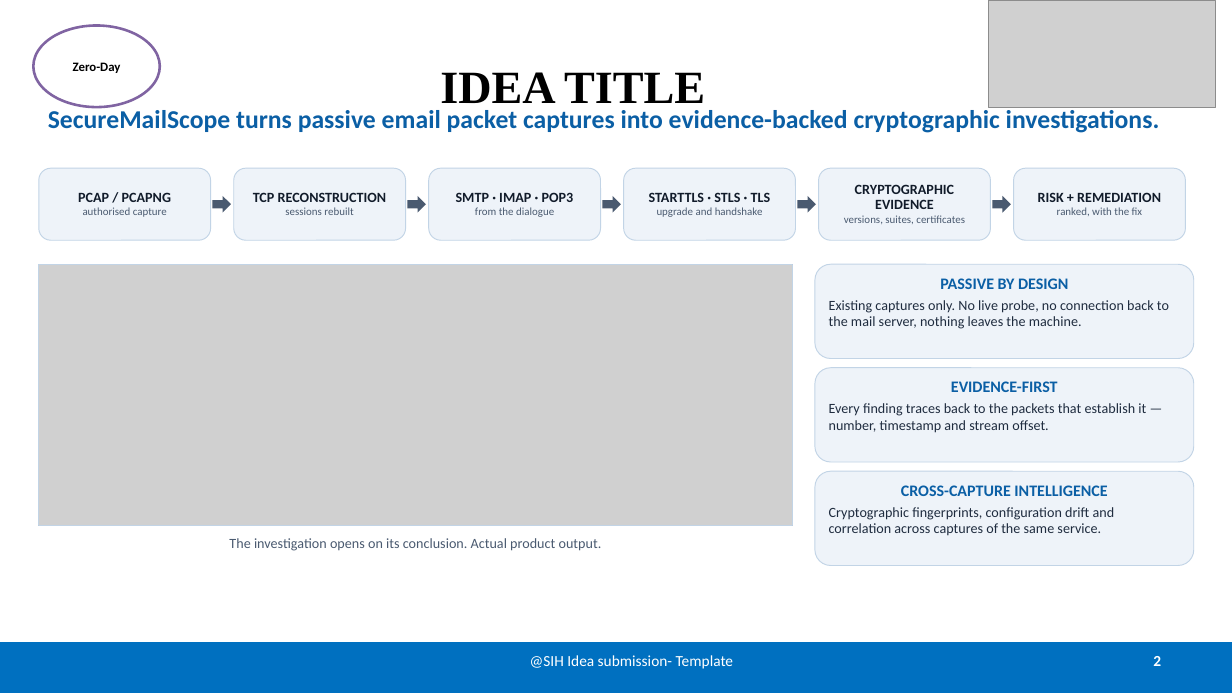
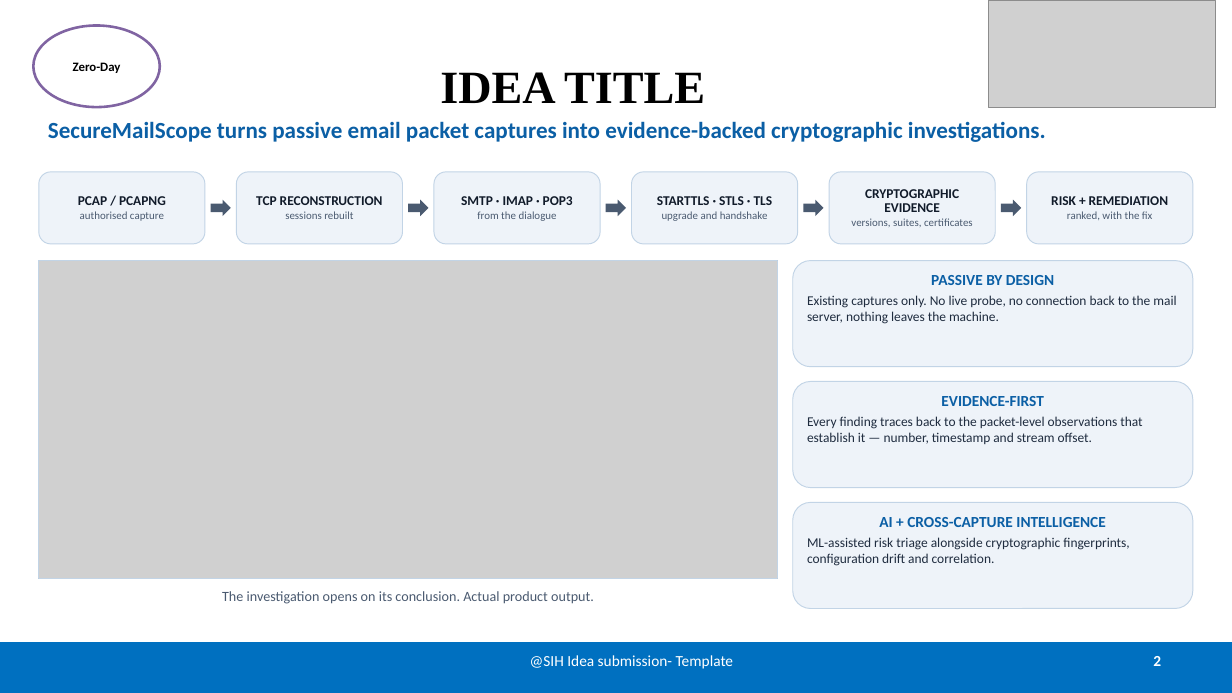
Before and after one commit to sgtsujith141-wq/securemailscope, a slide deck: slide 2 of submission/final/SecureMailScope-SIH26159-Zero-Day.pptx. Drawn at 1232x693 pixels with LibreOffice and Linux fonts; fonts in the diff are those of the drawing; grey boxes stand for pictures. Boxes give left, top, right and bottom in pixels: in the first picture for what was removed or moved away, otherwise in the second. Text is boxed around its words. In the diff, an @@ line names an element or a change of style, - is before the commit and + after.

```diff
--- a/submission/final/SecureMailScope-SIH26159-Zero-Day.pptx
+++ b/submission/final/SecureMailScope-SIH26159-Zero-Day.pptx
@@ text "SecureMailScope turns passive email packet ...": place and size @@
-text "SecureMailScope turns passive email packet ..." at (48, 107, 1160, 133)
+text "SecureMailScope turns passive email packet ..." at (48, 121, 1046, 142)
@@ text "SecureMailScope turns passive email packet ..." at (48, 121, 1046, 142): size 20 to 18 pt @@
@@ rounded rectangle "PCAP / PCAPNG": place and size @@
-rounded rectangle "PCAP / PCAPNG" at (39, 168, 211, 240)
+rounded rectangle "PCAP / PCAPNG" at (39, 172, 205, 244)
@@ rounded rectangle "TCP RECONSTRUCTION": place and size @@
-rounded rectangle "TCP RECONSTRUCTION" at (234, 168, 406, 240)
+rounded rectangle "TCP RECONSTRUCTION" at (237, 172, 403, 244)
@@ rounded rectangle "SMTP · IMAP · POP3": place and size @@
-rounded rectangle "SMTP · IMAP · POP3" at (429, 168, 601, 240)
+rounded rectangle "SMTP · IMAP · POP3" at (434, 172, 601, 244)
@@ rounded rectangle "STARTTLS · STLS · TLS": place and size @@
-rounded rectangle "STARTTLS · STLS · TLS" at (624, 168, 796, 240)
+rounded rectangle "STARTTLS · STLS · TLS" at (631, 172, 798, 244)
@@ rounded rectangle "CRYPTOGRAPHIC EVIDENCE": place and size @@
-rounded rectangle "CRYPTOGRAPHIC EVIDENCE" at (819, 168, 991, 240)
+rounded rectangle "CRYPTOGRAPHIC EVIDENCE" at (829, 172, 995, 244)
@@ rounded rectangle "RISK + REMEDIATION": place and size @@
-rounded rectangle "RISK + REMEDIATION" at (1014, 168, 1186, 240)
+rounded rectangle "RISK + REMEDIATION" at (1027, 172, 1193, 244)
@@ text in rounded rectangle at (78, 196, 166, 205): size 11 to 10.5 pt in "PCAP / PCAPNG" @@
@@ right arrow: place and size @@
-right arrow at (213, 196, 231, 213)
+right arrow at (211, 200, 231, 216)
@@ text in rounded rectangle at (256, 196, 383, 205): size 11 to 10.5 pt in "TCP RECONSTRUCTION" @@
@@ right arrow: place and size @@
-right arrow at (798, 196, 816, 213)
+right arrow at (409, 200, 429, 216)
@@ text in rounded rectangle at (461, 196, 573, 205): size 11 to 10.5 pt in "SMTP · IMAP · POP3" @@
@@ right arrow: place and size @@
-right arrow at (603, 196, 621, 213)
+right arrow at (605, 200, 626, 216)
@@ text in rounded rectangle at (657, 196, 773, 205): size 11 to 10.5 pt in "STARTTLS · STLS · TLS" @@
@@ right arrow: place and size @@
-right arrow at (993, 196, 1011, 213)
+right arrow at (803, 200, 823, 216)
@@ text in rounded rectangle at (865, 189, 959, 212): size 11 to 10.5 pt in "CRYPTOGRAPHIC EVIDENCE" @@
@@ right arrow: place and size @@
-right arrow at (408, 196, 426, 213)
+right arrow at (1001, 200, 1021, 216)
@@ text in rounded rectangle at (1051, 196, 1168, 205): size 11 to 10.5 pt in "RISK + REMEDIATION" @@
@@ picture: place and size @@
-picture at (39, 264, 793, 526)
+picture at (39, 261, 778, 579)
@@ rectangle: place and size @@
-rectangle at (39, 264, 793, 526)
+rectangle at (39, 261, 778, 579)
@@ rounded rectangle "PASSIVE BY DESIGN": place and size @@
-rounded rectangle "PASSIVE BY DESIGN" at (815, 264, 1194, 359)
+rounded rectangle "PASSIVE BY DESIGN" at (793, 261, 1193, 367)
@@ rounded rectangle "PASSIVE BY DESIGN" at (793, 261, 1193, 367): size 12.5 to 12 pt in "PASSIVE BY DESIGN"; size 11 to 10.5 pt in "Existing captures only. No live probe, no ..." @@
@@ rounded rectangle "EVIDENCE-FIRST": place and size @@
-rounded rectangle "EVIDENCE-FIRST" at (815, 368, 1194, 462)
+rounded rectangle "EVIDENCE-FIRST" at (793, 382, 1193, 488)
@@ text in rounded rectangle at (807, 416, 1142, 444): text changed; size 11 to 10.5 pt @@
-Every finding traces back to the packets that establish it — number, timestamp and stream offset.
+Every finding traces back to the packet-level observations that establish it — number, timestamp and stream offset.
@@ text in rounded rectangle at (941, 396, 1044, 406): size 12.5 to 12 pt in "EVIDENCE-FIRST" @@
@@ rounded rectangle "AI + CROSS-CAPTURE INTELLIGENCE": place and size @@
-rounded rectangle "AI + CROSS-CAPTURE INTELLIGENCE" at (815, 471, 1194, 566)
+rounded rectangle "AI + CROSS-CAPTURE INTELLIGENCE" at (793, 503, 1193, 609)
@@ text in rounded rectangle at (807, 517, 1129, 566): text changed; size 11 to 10.5 pt @@
-CROSS-CAPTURE INTELLIGENCE
-Cryptographic fingerprints, configuration drift and correlation across captures of the same service.
+AI + CROSS-CAPTURE INTELLIGENCE
+ML-assisted risk triage alongside cryptographic fingerprints, configuration drift and correlation.
@@ text "The investigation opens on its ...": place and size @@
-text "The investigation opens on its ..." at (229, 538, 602, 551)
+text "The investigation opens on its ..." at (222, 591, 594, 604)
```
Also in this commit, not shown: 5 other slides changed, 8 other files.
